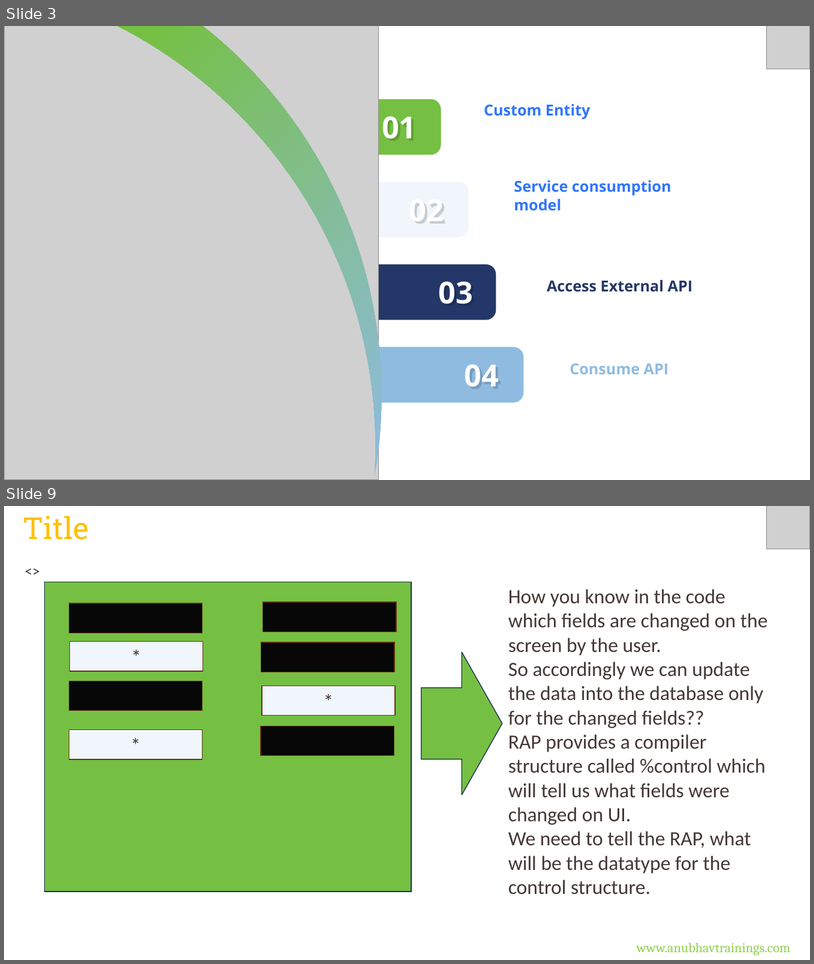
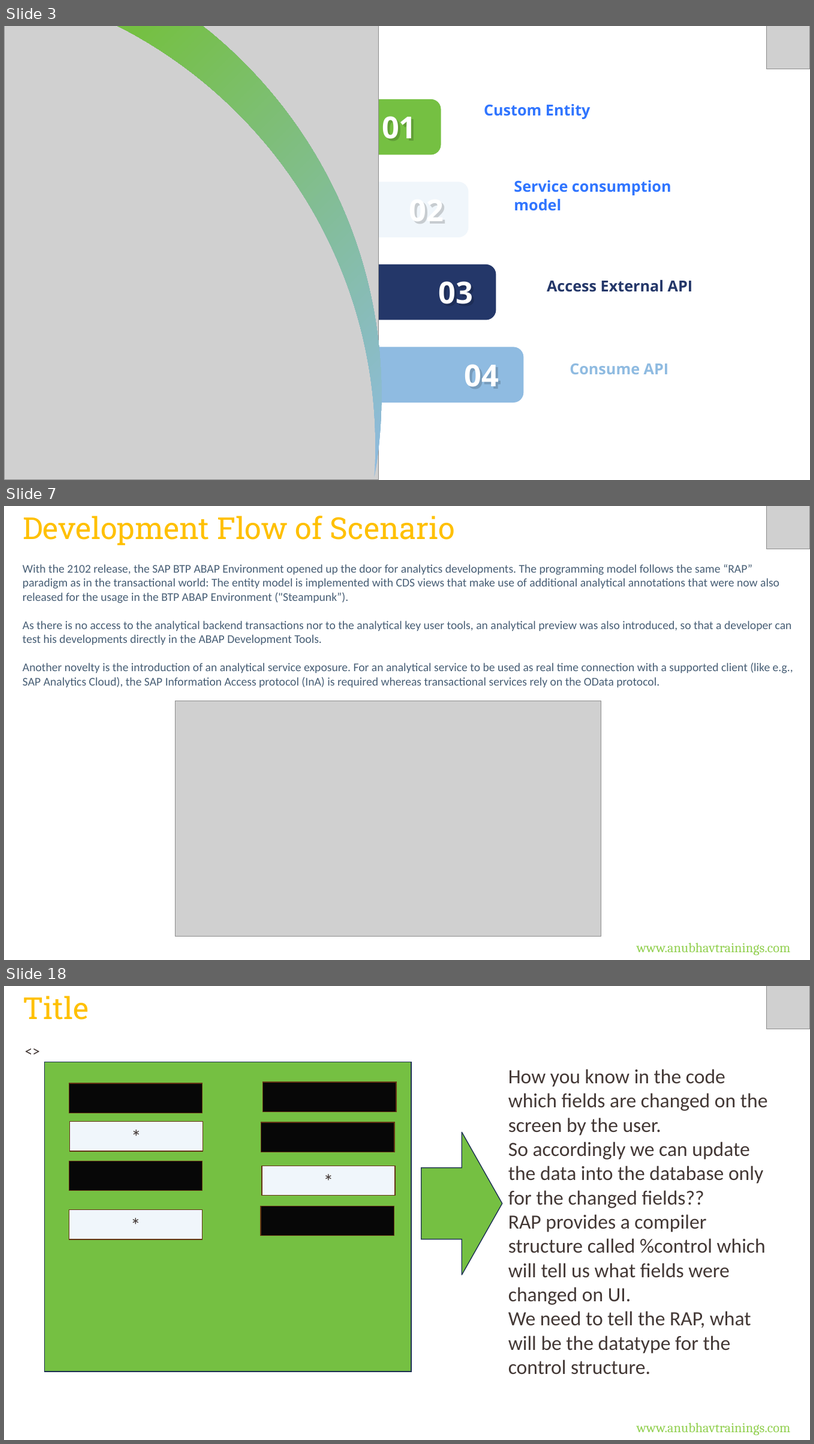
Before and after one commit to soyuztechnologies/CDS_AMDP_RAP_Training_60H, a slide deck: Day 16/DAY-16.pptx. Shown one above the other, each under a label of ours: slides 3 and 9 before the commit, slides 3, 7 and 18 after it; the slides between them are not shown. The pictures are 814x964 and 814x1444 pixels, drawn with LibreOffice and Linux fonts; fonts in the diff are those of the drawing; grey boxes stand for pictures. Boxes give left, top, right and bottom in pixels: in the first picture for what was removed or moved away, otherwise in the second. Text is boxed around its words. In the diff, an @@ line names an element or a change of style, - is before the commit and + after.

```diff
--- a/Day 16/DAY-16.pptx
+++ b/Day 16/DAY-16.pptx
@@ slide 7 added at [4, 506, 810, 960], background #FFFFFF @@
@@ text added at [23, 516, 455, 546], 36 pt, text #FFC000 @@
+Development Flow of Scenario
@@ picture added at [767, 506, 810, 549] @@
@@ text added at [23, 564, 794, 687], 14 pt, text #475E75 @@
+With the 2102 release, the SAP BTP ABAP Environment opened up the door for analytics developments. The programming model follows the same “RAP” paradigm as in the transactional world: The entity model is implemented with CDS views that make use of additional analytical annotations that were now also released for the usage in the BTP ABAP Environment ("Steampunk”).
+As there is no access to the analytical backend transactions nor to the analytical key user tools, an analytical preview was also introduced, so that a developer can test his developments directly in the ABAP Development Tools.
+Another novelty is the introduction of an analytical service exposure. For an analytical service to be used as real time connection with a supported client (like e.g., SAP Analytics Cloud), the SAP Information Access protocol (InA) is required whereas transactional services rely on the OData protocol.
@@ picture added at [175, 701, 601, 936] @@
@@ text added at [637, 942, 791, 955], 16 pt, text #92D050 @@
+www.anubhavtrainings.com
@@ what was slide 9 is now slide 18 @@
```
Also in this commit, not shown: 1 slide changed, 14 other slides added, 6 other files.
